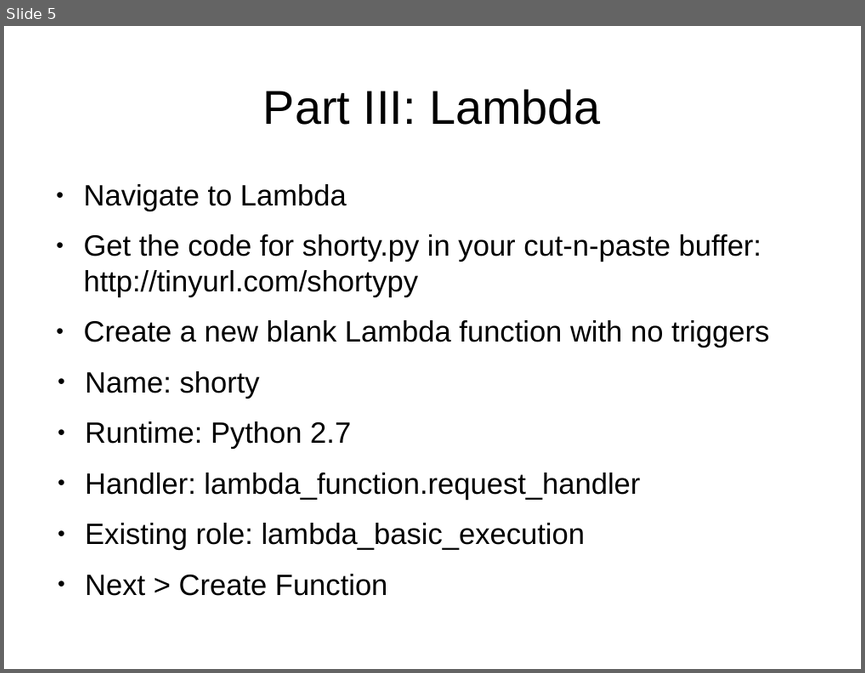
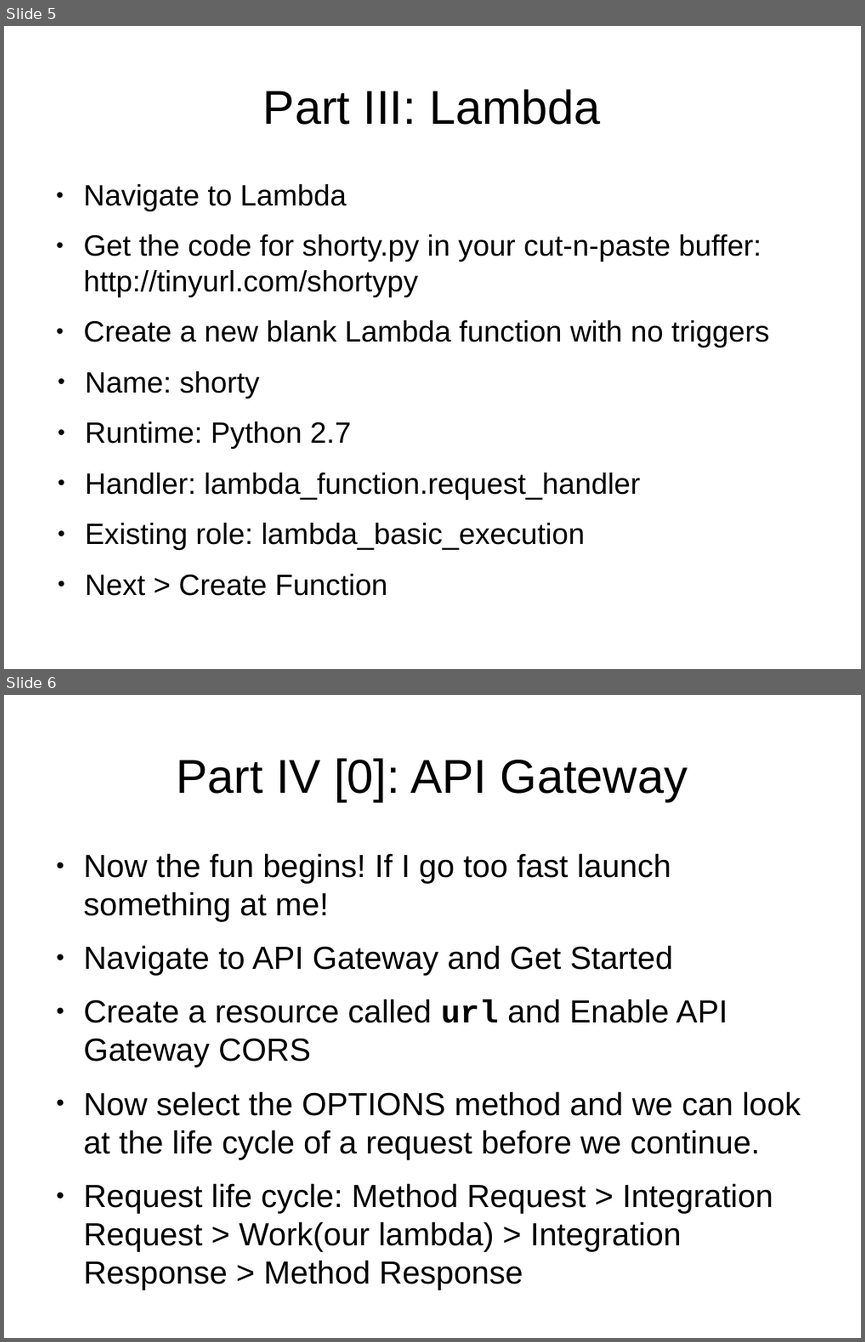
Before and after one commit to cmrsol/demo, a slide deck: api-gateway-how-to/API-GW_How-To.odp. Shown one above the other, each under a label of ours: slide 5 before the commit, slides 5 and 6 after it. The pictures are 865x673 and 865x1342 pixels, drawn with LibreOffice and Linux fonts; fonts in the diff are those of the drawing. Boxes give left, top, right and bottom in pixels: in the first picture for what was removed or moved away, otherwise in the second. Text is boxed around its words. In the diff, an @@ line names an element or a change of style, - is before the commit and + after.

Commit message:
wip

```diff
--- a/api-gateway-how-to/API-GW_How-To.odp
+++ b/api-gateway-how-to/API-GW_How-To.odp
@@ slide 6 added at <box>4,695,861,1338</box>, background #FFFFFF @@
@@ title added at <box>176,758,687,801</box>, 44 pt, text #000000 @@
+Part IV [0]: API Gateway
@@ text added at <box>84,853,800,1289</box>, 29.6 pt, text #000000 @@
+● Now the fun begins! If I go too fast launch something at me!
+● Navigate to API Gateway and Get Started
+● Create a resource called url and Enable API Gateway CORS
+● Now select the OPTIONS method and we can look at the life cycle of a request before we continue.
+● Request life cycle: Method Request > Integration Request > Work(our lambda) > Integration Response > Method Response
```
Also in this commit, not shown: 1 slide changed.
